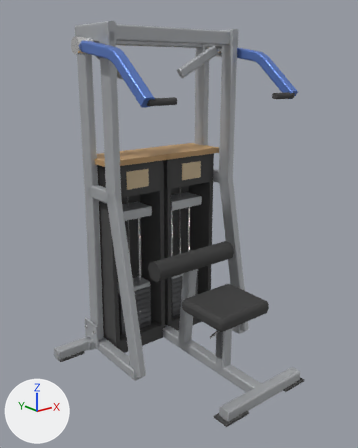
What one commit did to the glTF model catalogs/ludus/models/LD-B029/model.glb.
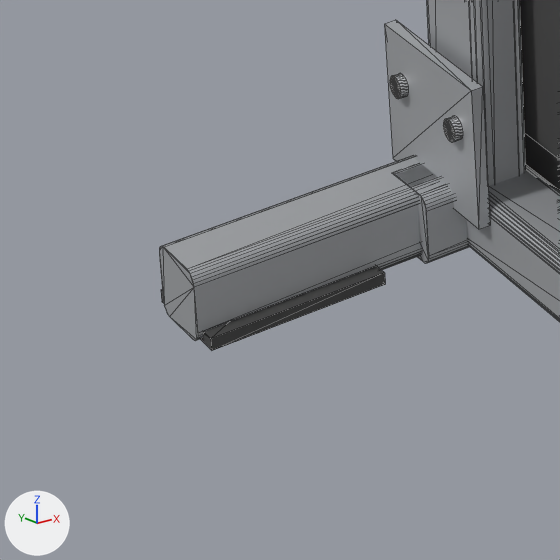
The first picture shows the older version from a 50 mm lens placed at (-1.89, -2.16, 1.81), pointed at (-0.12, 0.05, 0.92). The close-ups show the older and then the newer version on the part from 9% to 30% of the width and 70% to 87% of the height of that picture. Only the edits that show in the close-ups are written down. The axes (+X, +Y, +Z) are drawn at lower left. The lights are the same throughout. The close-ups show mesh edges as thin lines. Where no turn or scale is listed for an object, it has been applied to the vertices.

Script lines for the objects in view, before the commit:
```python
me_mesh_0 = bpy.data.meshes.new('Mesh_0')
me_mesh_0.from_pydata(...)  # 56 vertices, 108 faces; spans x -0.035..0.035, y -0.035..0.035, z -0.5..0.5
me_mesh_0.materials.append(mat_frame)  # grey #b4b7ba
ob_equipment = bpy.data.objects.new('equipment', None)
ob_equipment.parent = ob_ld_b029
ob_equipment.location = (0.0, -0.0075, 0.0)
ob_mesh_0_001 = bpy.data.objects.new('Mesh_0.001', me_mesh_0)
ob_mesh_0_001.parent = ob_arm_support
ob_mesh_0_001.location = (0.445, -0.524, 0.035)
ob_mesh_0_001.rotation_euler = (-1.571, 0.0, 3.142)  # degrees (-90, 0, 180)
ob_mesh_0_001.scale = (1.0, 1.0, 0.499)
ob_mesh_0_003 = bpy.data.objects.new('Mesh_0.003', me_mesh_0)
ob_mesh_0_003.parent = ob_arm_support
ob_mesh_0_003.location = (0.0, -0.774, 0.035)
ob_mesh_0_003.rotation_euler = (-1.571, 0.0, -1.571)  # degrees (-90, 0, -90)
ob_mesh_0_003.scale = (1.0, 1.0, 1.04)
# also in view: 'foot' at (-0.65, 0.55, 0.01); 'side_leg_tube' at (-0.44, 0.52, 1.01); 'base_rear' at (0.0, 0.55, 0.04); 'tower_side' at (-0.4, 0.46, 0.63); 'gusset' at (-0.49, 0.53, 0.12)
```
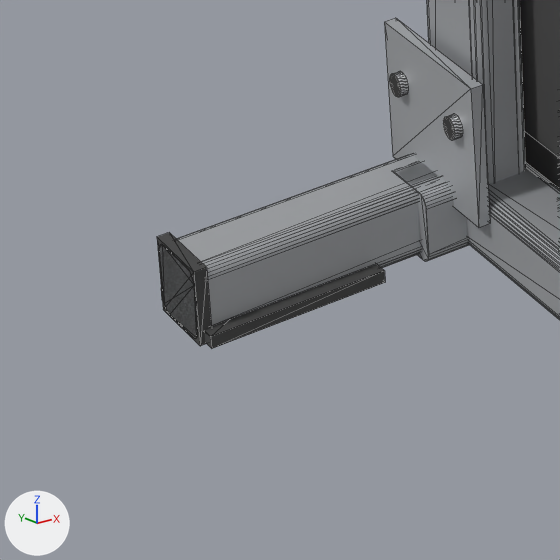
ob_equipment is not drawn itself; it is the parent of ob_base, ob_tower_left, ob_tower_right, ob_station.

Boxes (x1, y1, x2, y2) around the edits, measured in the close-ups (560 x 560 px):
'base_rear', moved: before (159, 156, 438, 341); after (159, 154, 437, 338)
'gusset', moved: before (384, 20, 490, 229); after (384, 18, 490, 227)
'Mesh_0.001', moved: before (466, 164, 560, 322); after (466, 163, 560, 320)
'tower_side', moved: before (520, 0, 560, 190); after (520, 0, 560, 188)
'foot', moved: before (161, 266, 385, 350); after (161, 264, 385, 348)
'Mesh_0.003', moved: before (395, 164, 470, 263); after (395, 162, 469, 261)
'end_cap', added: after (157, 232, 211, 346)
'tower_foot', moved: before (525, 134, 560, 190); after (525, 132, 560, 188)
'bolt', moved: before (443, 116, 463, 142); after (443, 114, 463, 140)
'bolt.001', moved: before (390, 73, 409, 99); after (389, 71, 409, 97)

What changed in the scene script:
```text
Change ob_equipment:
    ob_equipment.location: (0.0, -0.0075, 0.0) -> (0.0, -0.0075, 0.002)
Add ob_end_cap:
    ob_end_cap = bpy.data.objects.new('end_cap', me_mesh_1)
    ob_end_cap.parent = ob_base
    ob_end_cap.location = (-0.734, 0.553, 0.035)
    ob_end_cap.scale = (0.012, 0.074, 0.074)
```
